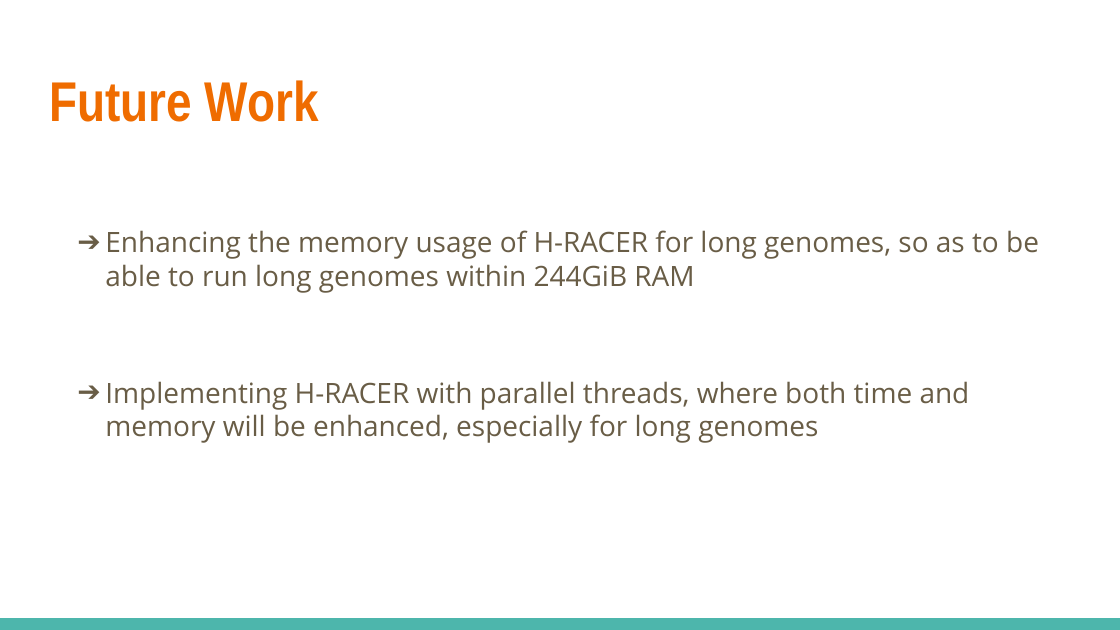
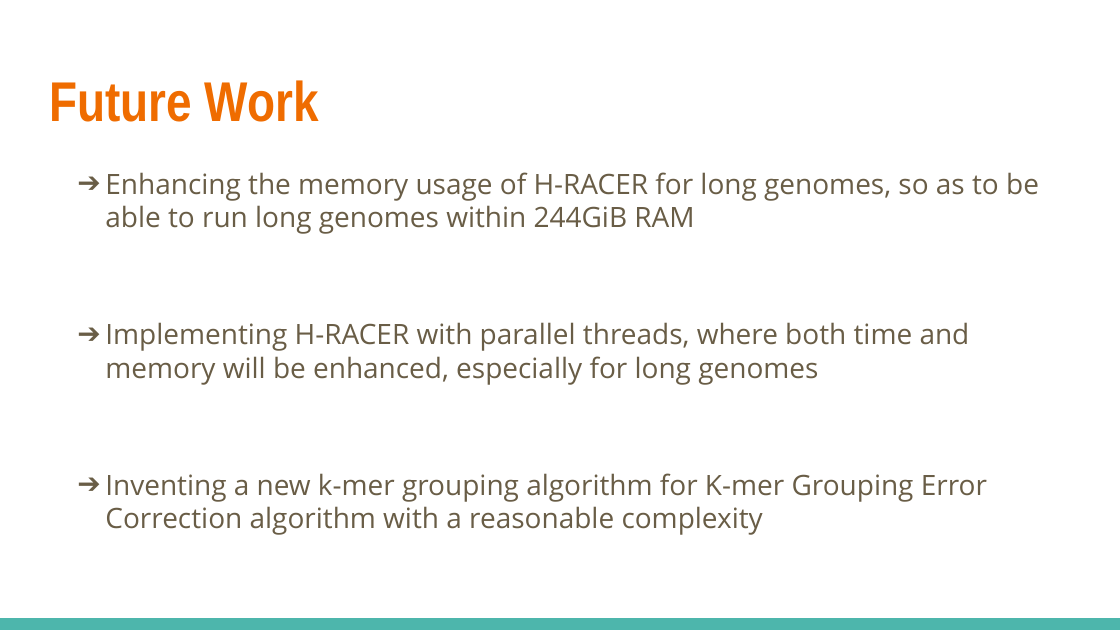
Before and after one commit to salmagomaa/masters-seminar, a slide deck: slide 128 of Presentation/DNA_Seq_Error_Corr_Alg.odp (slide 112 before the commit). Drawn at 1120x630 pixels with LibreOffice and Linux fonts; fonts in the diff are those of the drawing. Boxes give left, top, right and bottom in pixels: in the first picture for what was removed or moved away, otherwise in the second. Text is boxed around its words. In the diff, an @@ line names an element or a change of style, - is before the commit and + after.

```diff
--- a/Presentation/DNA_Seq_Error_Corr_Alg.odp
+++ b/Presentation/DNA_Seq_Error_Corr_Alg.odp
@@ text at bbox=[105, 473, 987, 535]: paragraph added @@
+➔ Inventing a new k-mer grouping algorithm for K-mer Grouping Error Correction algorithm with a reasonable complexity
```
Also in this commit, not shown: 36 other slides changed, 17 slides added, 1 slide removed, 1 other file.
